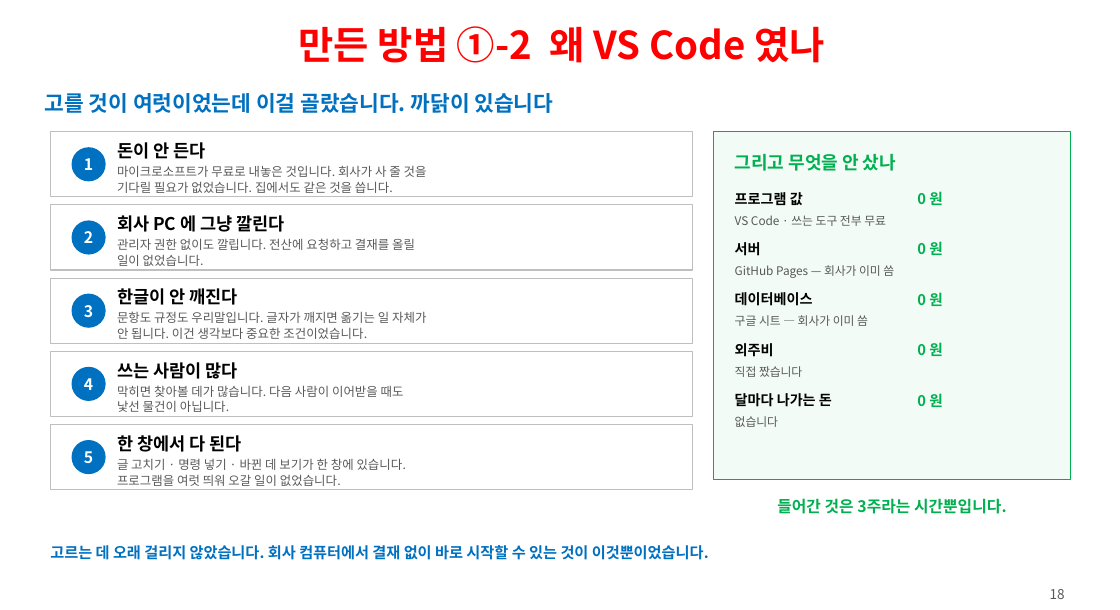
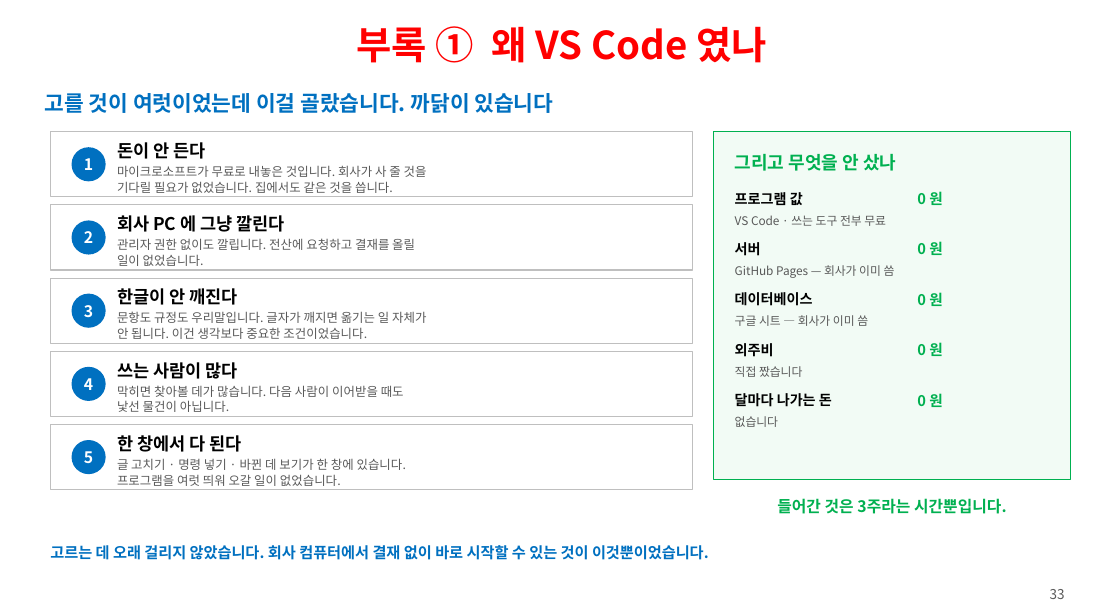
Before and after one commit to ys1277-sys/HIENDT-CBT, a slide deck: slide 34 of docs/발표자료-CBT-2026-08.pptx (slide 18 before the commit). Drawn at 1120x610 pixels with LibreOffice and Linux fonts; fonts in the diff are those of the drawing. Boxes give left, top, right and bottom in pixels: in the first picture for what was removed or moved away, otherwise in the second. Text is boxed around its words. In the diff, an @@ line names an element or a change of style, - is before the commit and + after.

```diff
--- a/docs/발표자료-CBT-2026-08.pptx
+++ b/docs/발표자료-CBT-2026-08.pptx
@@ text at (357,26,767,63): text changed @@
-만든 방법 ①-2 왜 VS Code 였나
+부록 ① 왜 VS Code 였나
@@ text at (1050,589,1065,599): text changed @@
-18
+33
```
Also in this commit, not shown: 18 other slides changed, 1 slide added, 1 slide removed, 1 other file.
